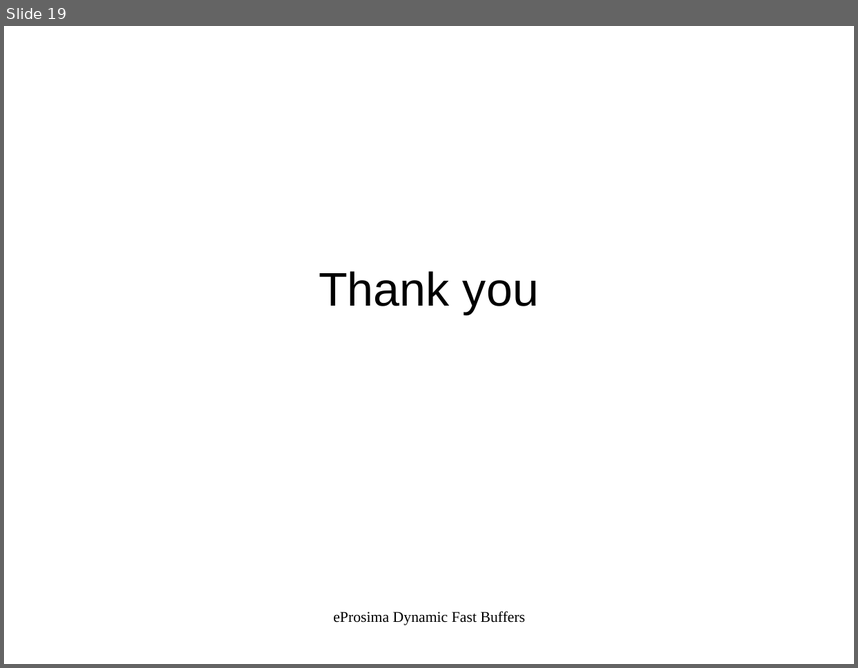
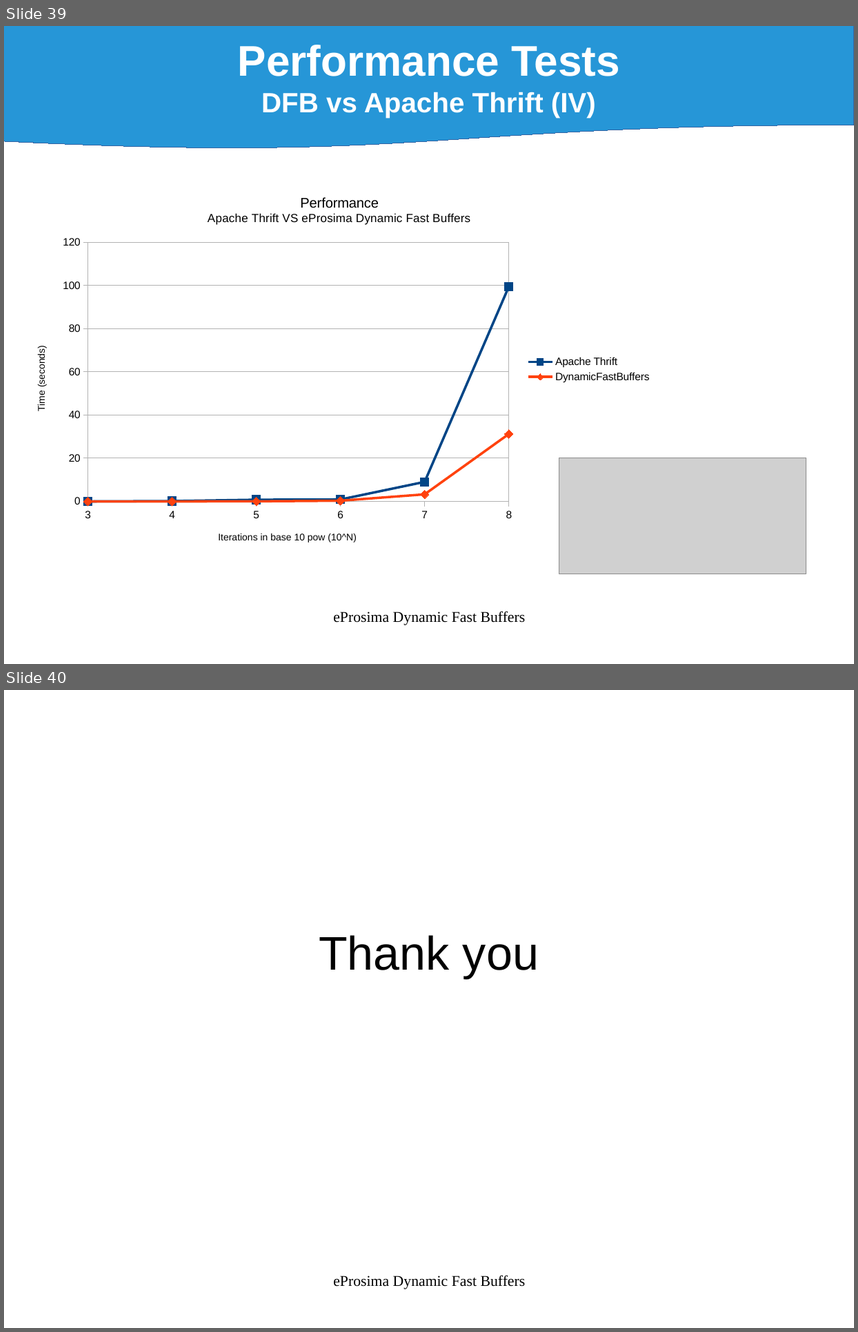
Before and after one commit to eProsima/Dynamic-Fast-Buffers, a slide deck: doc/DynamicFastBuffers_v0.1.odp. Shown one above the other, each under a label of ours: slide 19 before the commit, slides 39 and 40 after it. The pictures are 858x668 and 858x1332 pixels, drawn with LibreOffice and Linux fonts; fonts in the diff are those of the drawing; grey boxes stand for pictures. Boxes give left, top, right and bottom in pixels: in the first picture for what was removed or moved away, otherwise in the second. Text is boxed around its words. In the diff, an @@ line names an element or a change of style, - is before the commit and + after.

```diff
--- a/doc/DynamicFastBuffers_v0.1.odp
+++ b/doc/DynamicFastBuffers_v0.1.odp
@@ slide 39 added at (x1=4, y1=26, x2=854, y2=664), background #FFFFFF @@
@@ flow chart document added at (x1=4, y1=26, x2=854, y2=150), fill #0084D1 at 85% opacity, outline #3465A4 0 pt, 26 pt, text #FFFFFF, bold @@
+Performance Tests
+DFB vs Apache Thrift (IV)
@@ line chart added at (x1=19, y1=181, x2=660, y2=558) @@
+title "Performance Apache Thrift VS eProsima Dynamic Fast Buffers"
+categories: 3, 4, 5, 6, 7, 8
+Apache Thrift: 0, 0, 1, 1, 9, 99
+DynamicFastBuffers: 0, 0, 0, 0, 3, 31
@@ picture added at (x1=559, y1=458, x2=806, y2=574) @@
@@ text added at (x1=333, y1=610, x2=526, y2=625), 14 pt, text #000000 @@
+eProsima Dynamic Fast Buffers
@@ what was slide 19 is now slide 40 @@
```
Also in this commit, not shown: 4 slides changed, 20 other slides added, 8 other files.
